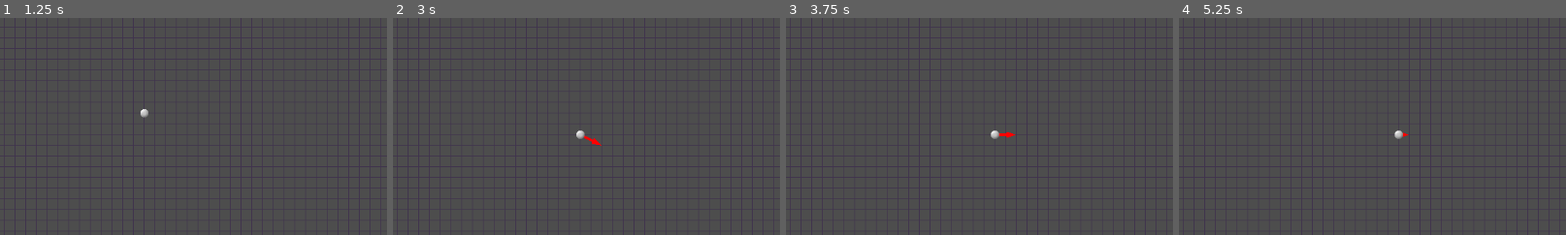
Above: before the commit, frames 1-4 (left to right).
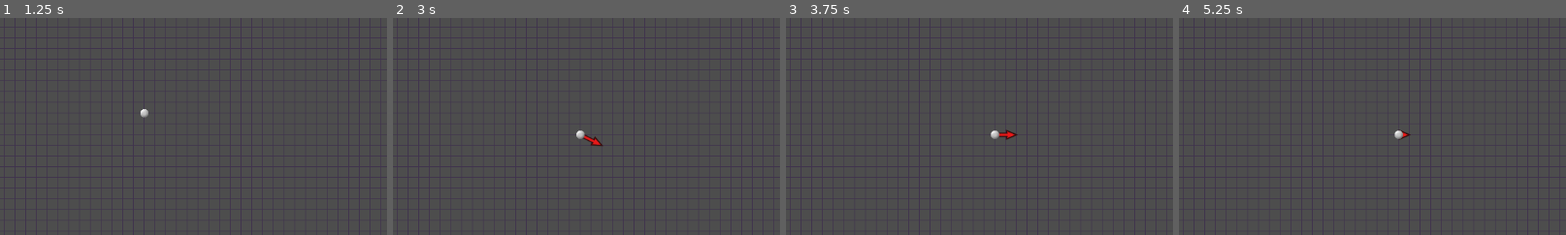
Above: after the commit, the same moments.

Repository: vibrunazo/godot-vector
Game: Godot game, scene res://scenes/map.tscn
Same seed, same stepped clock (60 frames per second), same inputs: the game is played once before the commit and once after it.
Inputs:
- Up to frame 1 (1.25 s): tap Enter at 0.5 s; hold Right (ui_right) from 0.53 s (still down)
- Up to frame 2 (3 s): tap Space at 1.25, 2.75 s; release Right (ui_right) at 1.28 s; hold Down (ui_down) 1.28-2.03 s; tap Enter at 2 s; hold Right (ui_right) 2.03-2.78 s; hold Up (ui_up) from 2.78 s (still down)
- Up to frame 3 (3.75 s): tap Enter at 3.5 s; release Up (ui_up) at 3.53 s; hold Left (ui_left) from 3.53 s (still down)
- Up to frame 4 (5.25 s): tap Space at 4.25 s; release Left (ui_left) at 5.03 s; hold Down (ui_down) from 5.03 s (still down)
The pictures show only the part of the screen within x 9-59%, y 18-67%; the shares and areas given below are measured in that part.

Frame 1 is identical in both runs. In frame 2, 0.1% of the frame differs, in the area x 49-55%, y 54-59%; in frame 3, 0.1%; in frame 4, less than 0.1%.

Commit message:
arrow outline

Diff:
--- a/scenes/car.gd
+++ b/scenes/car.gd
@@ -21,14 +21,17 @@
 
 func draw_arrow(from: Vector2, to: Vector2):
 	var head_size = 16
-	var head_angle = 0.3 #rad
+	var head_angle = 0.4 #rad
+	var acolor = Color(0.9, 0.1, 0.1)
+	var ocolor = Color(0.2, 0.05, 0.05)
 	# full vector
 	var v = to - from
 	# remove the tip of the full vector by this much
 	var tip = v.normalized() * (head_size - 2)
+	var tip2 = v.normalized() * (head_size - 9)
 	# the final vector to draw with the tip removed
 	var line = v - tip
-	draw_line(from, line, Color.RED, 4)
+	var line2 = v - tip2
 	var h1 = v
 	h1 = - h1.normalized().rotated(head_angle) * head_size
 	var e1 = to + h1
@@ -37,8 +40,11 @@
 	h2 = - h2.normalized().rotated(-head_angle) * head_size
 	var e2 = to + h2
 #	draw_line(to, e2, Color.PURPLE, 3)
-	var arrow_head = [to, e1, e2]
-	draw_colored_polygon(arrow_head, Color.RED)
+	var arrow_head = [to, e1, e2, to]
+	draw_colored_polygon(arrow_head, acolor)
+	draw_polyline(arrow_head, ocolor, 0.8, true)
+	draw_line(from, line, ocolor, 5, true)
+	draw_line(from, line2, acolor, 2, true)
 
 func _input(event):
 	if event.is_action("ui_right") and not event.is_pressed():
